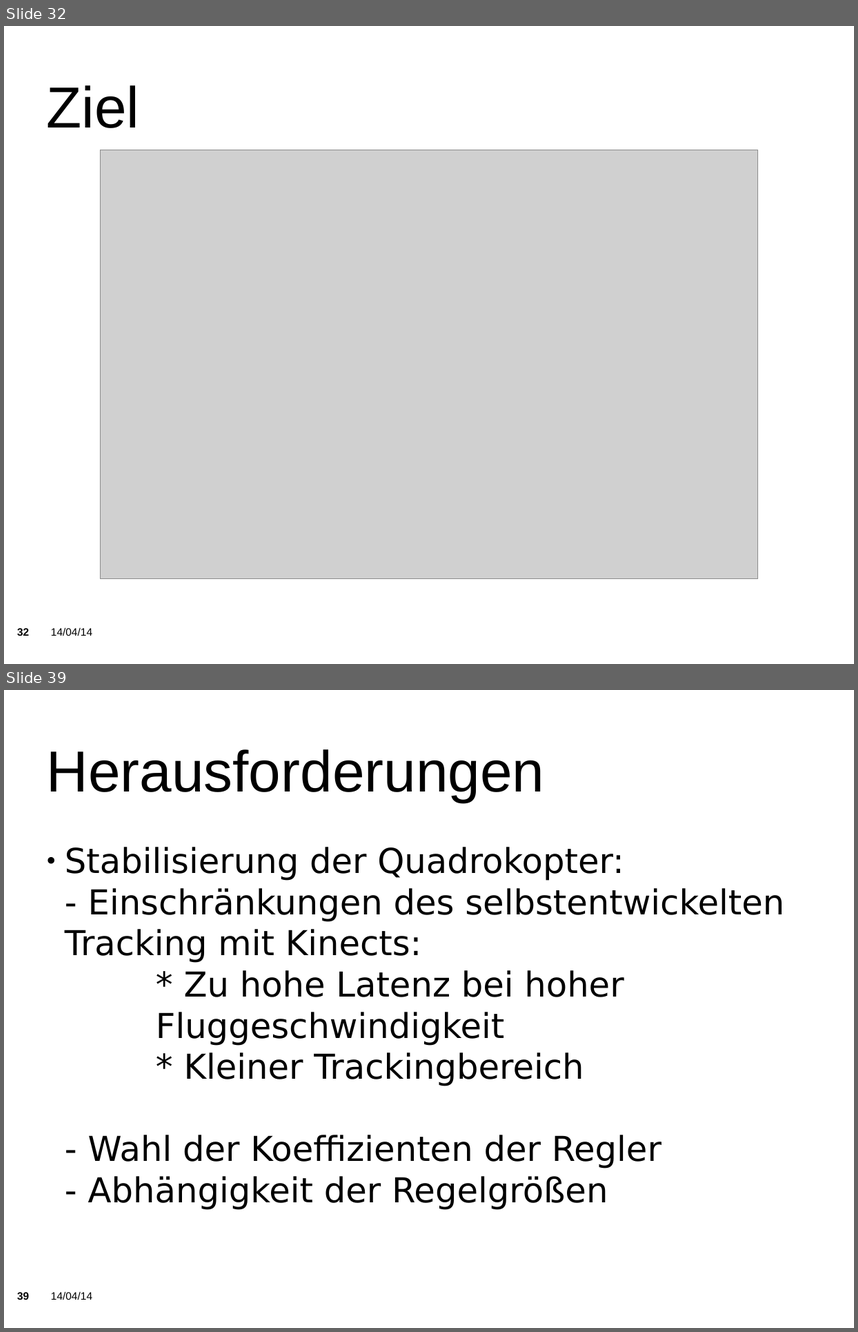
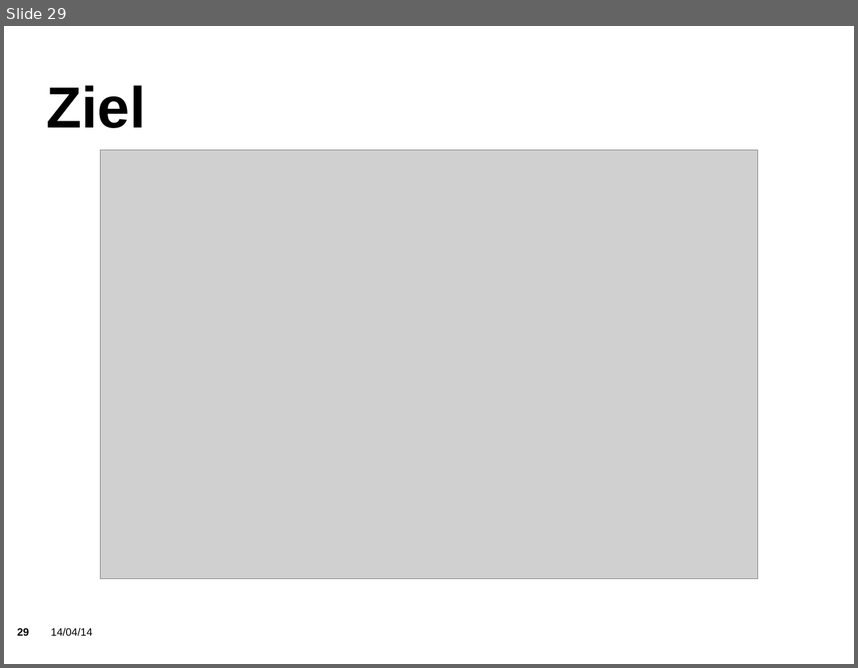
Before and after one commit to KITrokopter/Presentation, a slide deck: PresentationInTotal v0.1.odp. Shown one above the other, each under a label of ours: slides 32 and 39 before the commit, slide 29 after it; the slides between them are not shown. The pictures are 858x1332 and 858x668 pixels, drawn with LibreOffice and Linux fonts; fonts in the diff are those of the drawing; grey boxes stand for pictures; background and template pictures are left out. Boxes give left, top, right and bottom in pixels: in the first picture for what was removed or moved away, otherwise in the second. Text is boxed around its words. In the diff, an @@ line names an element or a change of style, - is before the commit and + after.

```diff
--- a/PresentationInTotal v0.1.odp
+++ b/PresentationInTotal v0.1.odp
@@ slide 39 removed at (4, 690, 854, 1328), background picture (left out); not listed: 2 template elements that a slide beside it also shows @@
@@ title removed at (47, 749, 545, 802) @@
-Herausforderungen
@@ subtitle removed at (65, 847, 784, 1210) @@
-● Stabilisierung der Quadrokopter:
-- Einschränkungen des selbstentwickelten Tracking mit Kinects:
-          * Zu hohe Latenz bei hoher Fluggeschwindigkeit
-          * Kleiner Trackingbereich
-- Wahl der Koeffizienten der Regler
-- Abhängigkeit der Regelgrößen
@@ what was slide 32 is now slide 29 @@
@@ slide 29 changed as well @@
@@ title "Ziel" at (47, 85, 146, 128): bold on @@
@@ page number at (17, 628, 29, 635): text changed @@
-32
+29
```
Also in this commit, not shown: 24 other slides changed, 5 slides added, 14 other slides removed.
